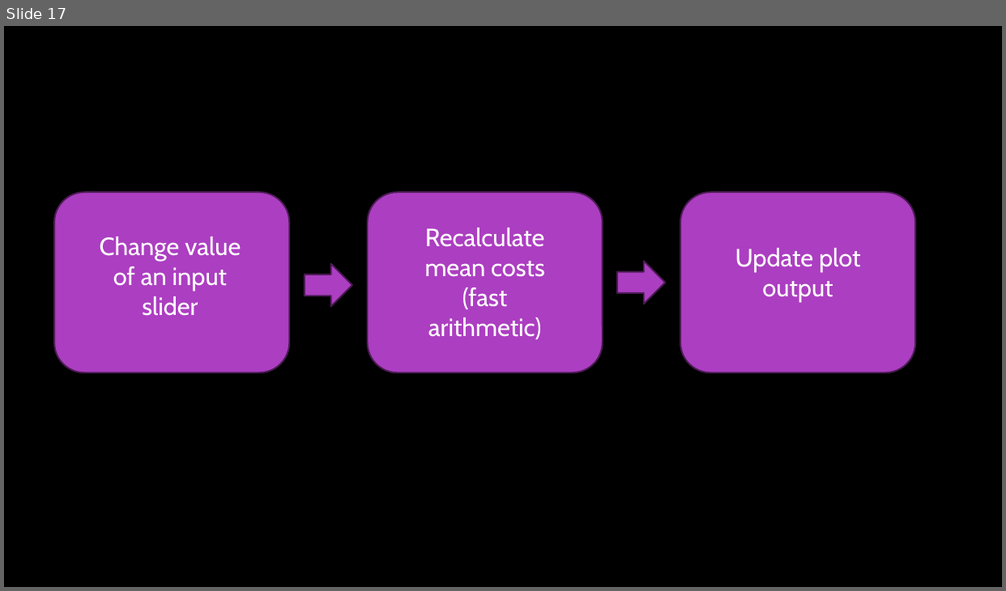
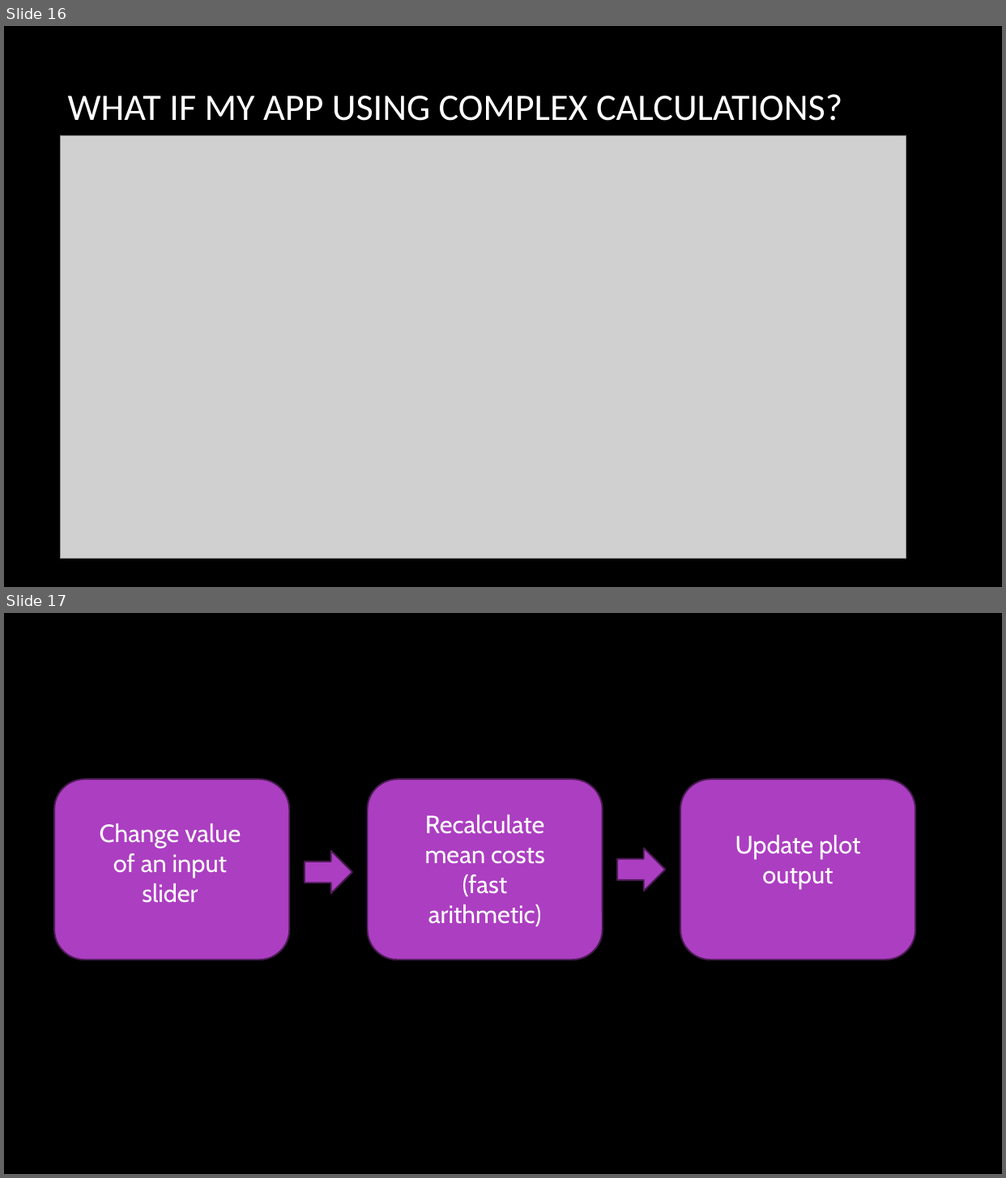
Before and after one commit to nabury/shiny-masterclass, a slide deck: Part 2/Slides part 2.pptx. Shown one above the other, each under a label of ours: slide 17 before the commit, slides 16 and 17 after it. The pictures are 1006x591 and 1006x1178 pixels, drawn with LibreOffice and Linux fonts; fonts in the diff are those of the drawing; grey boxes stand for pictures; background and template pictures are left out. Boxes give left, top, right and bottom in pixels: in the first picture for what was removed or moved away, otherwise in the second. Text is boxed around its words. In the diff, an @@ line names an element or a change of style, - is before the commit and + after.

```diff
--- a/Part 2/Slides part 2.pptx
+++ b/Part 2/Slides part 2.pptx
@@ slide 16 added at (x1=4, y1=26, x2=1002, y2=587), background picture (left out) @@
@@ title added at (x1=68, y1=94, x2=842, y2=121), 36 pt, text #FFFFFF @@
+WHAT IF MY APP USING COMPLEX CALCULATIONS?
@@ picture added at (x1=60, y1=135, x2=906, y2=559) @@
```
Also in this commit, not shown: 5 slides changed, 1 other slide added, 1 slide removed.
